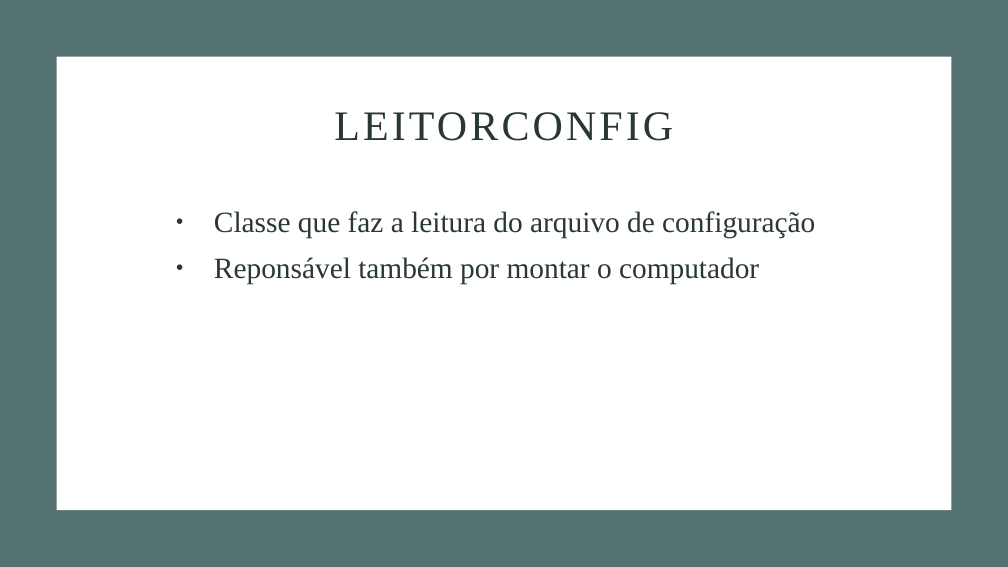
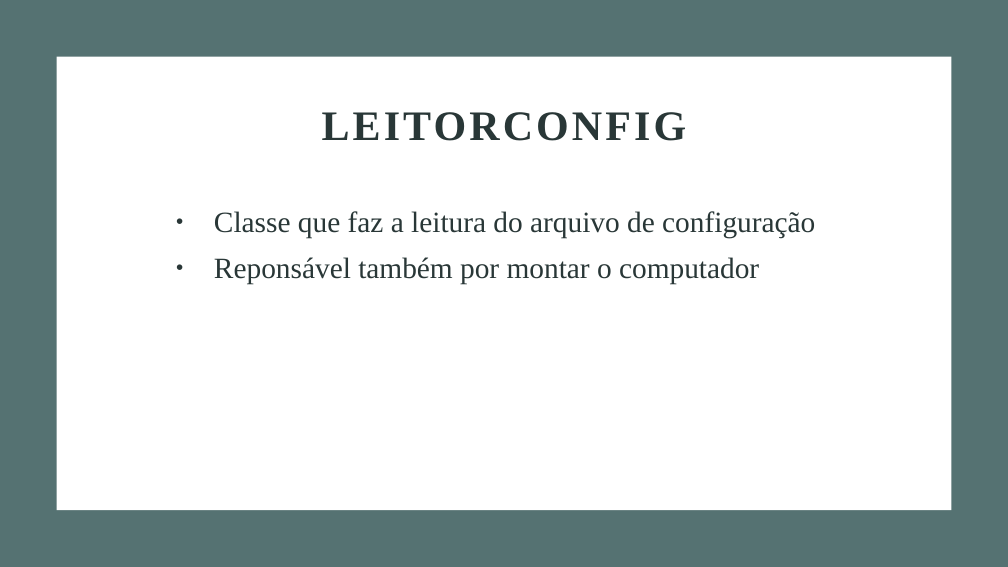
Before and after one commit to bbrez/ProjetoSO2, a slide deck: slide 6 of Apresentação - Sistemas Operacionais.pptx (slide 8 before the commit). Drawn at 1008x567 pixels with LibreOffice and Linux fonts; fonts in the diff are those of the drawing. Boxes give left, top, right and bottom in pixels: in the first picture for what was removed or moved away, otherwise in the second. Text is boxed around its words. In the diff, an @@ line names an element or a change of style, - is before the commit and + after.

```diff
--- a/Apresentação - Sistemas Operacionais.pptx
+++ b/Apresentação - Sistemas Operacionais.pptx
@@ title "LEITORCONFIG" at (x1=322, y1=112, x2=687, y2=141): bold on @@
```
Also in this commit, not shown: 6 other slides changed, 3 slides removed, 1 other file.
